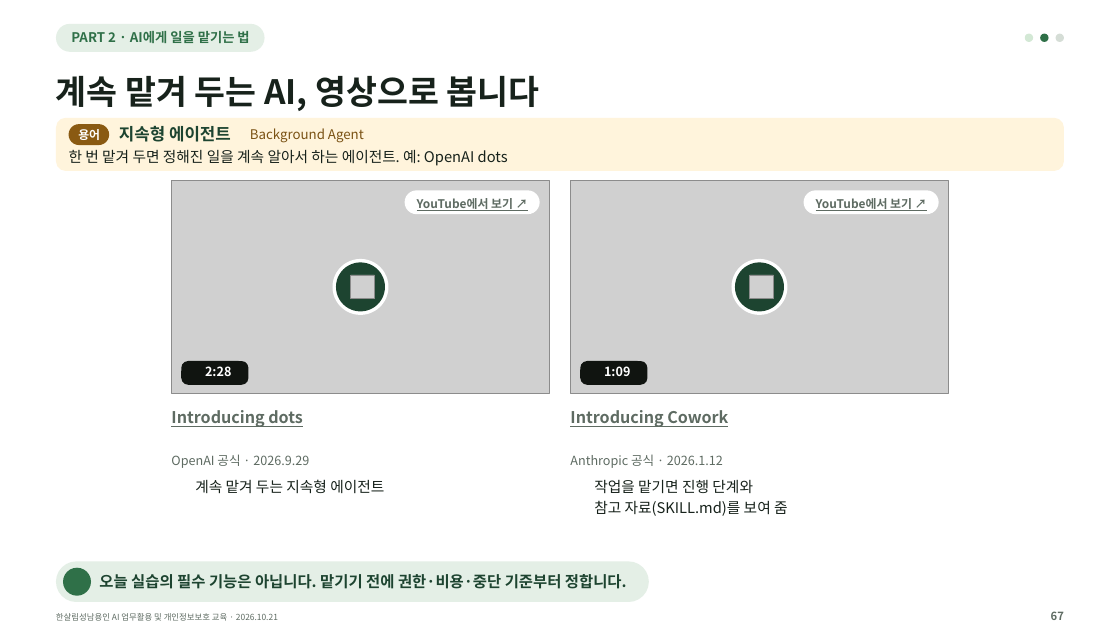
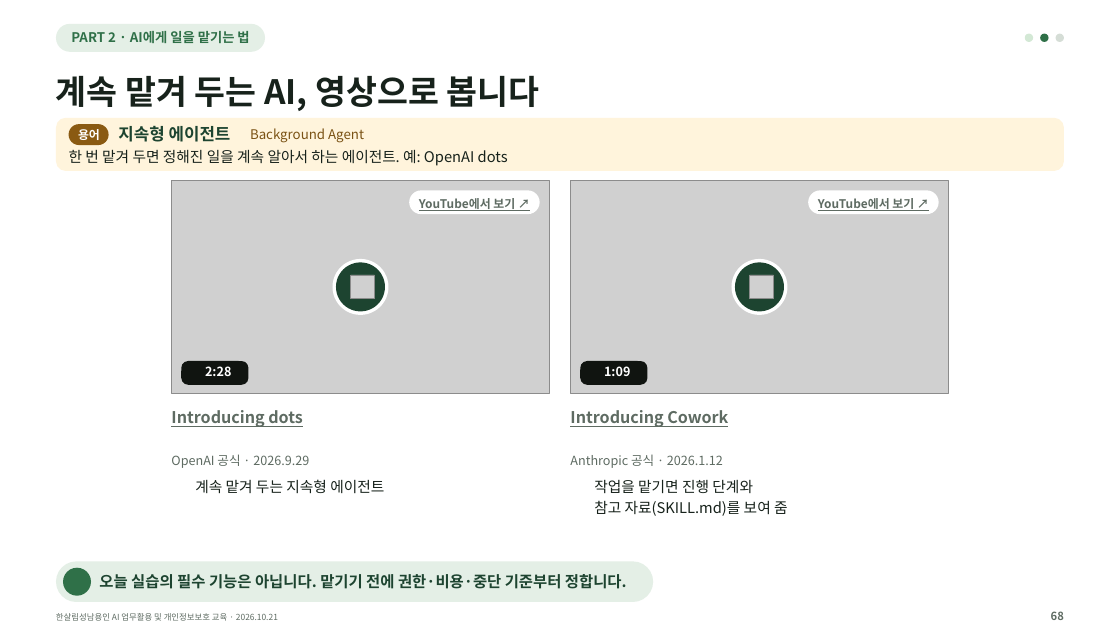
Before and after one commit to kscold/kscold-blog-version-2, a slide deck: slide 68 of apps/web/public/hansalim/files/한살림_AI교육_강의자료.pptx (slide 67 before the commit). Drawn at 1120x630 pixels with LibreOffice and Linux fonts; fonts in the diff are those of the drawing; grey boxes stand for pictures; background and template pictures are left out. Boxes give left, top, right and bottom in pixels: in the first picture for what was removed or moved away, otherwise in the second. Text is boxed around its words. In the diff, an @@ line names an element or a change of style, - is before the commit and + after.

```diff
--- a/apps/web/public/hansalim/files/한살림_AI교육_강의자료.pptx
+++ b/apps/web/public/hansalim/files/한살림_AI교육_강의자료.pptx
@@ rounded rectangle: place and size @@
-rounded rectangle at bbox=[405, 191, 540, 214]
+rounded rectangle at bbox=[409, 191, 539, 214]
@@ rounded rectangle: place and size @@
-rounded rectangle at bbox=[804, 191, 939, 214]
+rounded rectangle at bbox=[808, 191, 939, 214]
@@ rounded rectangle: place and size @@
-rounded rectangle at bbox=[56, 561, 649, 602]
+rounded rectangle at bbox=[56, 561, 654, 602]
@@ text at bbox=[1051, 611, 1064, 620]: text changed @@
-67
+68
```
Also in this commit, not shown: 151 other slides changed, 2 slides added, 1 slide removed, 3 other files.
